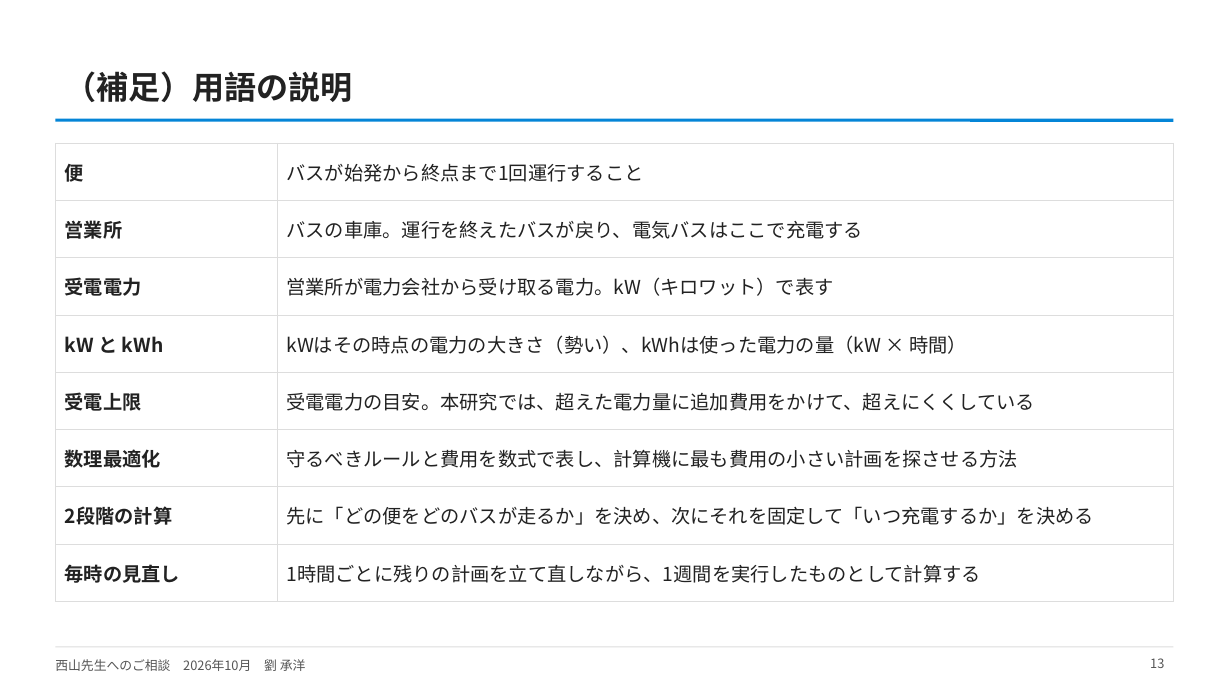
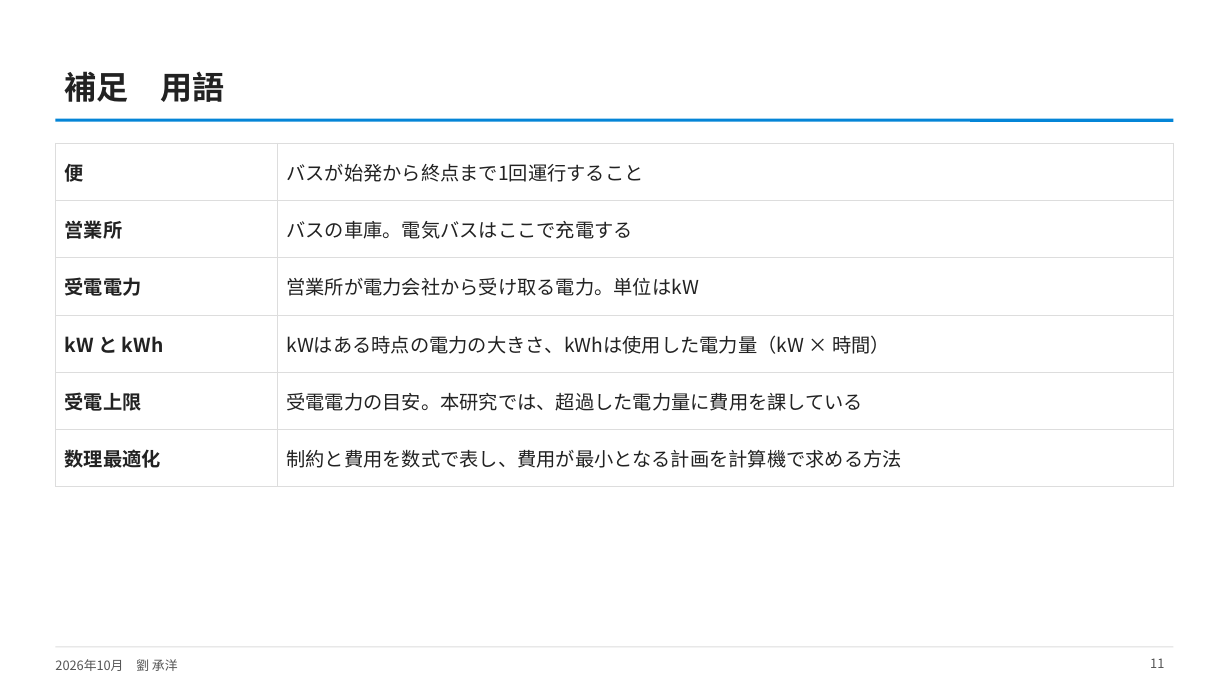
Before and after one commit to CYLIU2003/master-course, a slide deck: slide 11 of outcome/2026-10-21_nishiyama_consult/西山先生へのご相談_研究の現状と軸C_v2.pptx (slide 13 before the commit). Drawn at 1232x693 pixels with LibreOffice and Linux fonts; fonts in the diff are those of the drawing. Boxes give left, top, right and bottom in pixels: in the first picture for what was removed or moved away, otherwise in the second. Text is boxed around its words. In the diff, an @@ line names an element or a change of style, - is before the commit and + after.

```diff
--- a/outcome/2026-10-21_nishiyama_consult/西山先生へのご相談_研究の現状と軸C_v2.pptx
+++ b/outcome/2026-10-21_nishiyama_consult/西山先生へのご相談_研究の現状と軸C_v2.pptx
@@ title at bbox=[65, 71, 225, 102]: text changed @@
-（補足）用語の説明
+補足 用語
@@ table at bbox=[55, 143, 1174, 472] @@
-row 2: 営業所 | バスの車庫。運行を終えたバスが戻り、電気バスはここで充電する
-row 3: 受電電力 | 営業所が電力会社から受け取る電力。kW（キロワット）で表す
-row 4: kW と kWh | kWはその時点の電力の大きさ（勢い）、kWhは使った電力の量（kW × 時間）
-row 5: 受電上限 | 受電電力の目安。本研究では、超えた電力量に追加費用をかけて、超えにくくしている
-row 6: 数理最適化 | 守るべきルールと費用を数式で表し、計算機に最も費用の小さい計画を探させる方法
-row 7: 2段階の計算 | 先に「どの便をどのバスが走るか」を決め、次にそれを固定して「いつ充電するか」を決める
-row 8: 毎時の見直し | 1時間ごとに残りの計画を立て直しながら、1週間を実行したものとして計算する
+row 2: 営業所 | バスの車庫。電気バスはここで充電する
+row 3: 受電電力 | 営業所が電力会社から受け取る電力。単位はkW
+row 4: kW と kWh | kWはある時点の電力の大きさ、kWhは使用した電力量（kW × 時間）
+row 5: 受電上限 | 受電電力の目安。本研究では、超過した電力量に費用を課している
+row 6: 数理最適化 | 制約と費用を数式で表し、費用が最小となる計画を計算機で求める方法
@@ text at bbox=[55, 659, 178, 671]: text changed @@
-西山先生へのご相談 2026年10月 劉 承洋
+2026年10月 劉 承洋
@@ page number at bbox=[1150, 658, 1164, 668]: text changed @@
-13
+11
```
Also in this commit, not shown: 8 other slides changed, 2 slides added, 4 slides removed, 1 other file.
